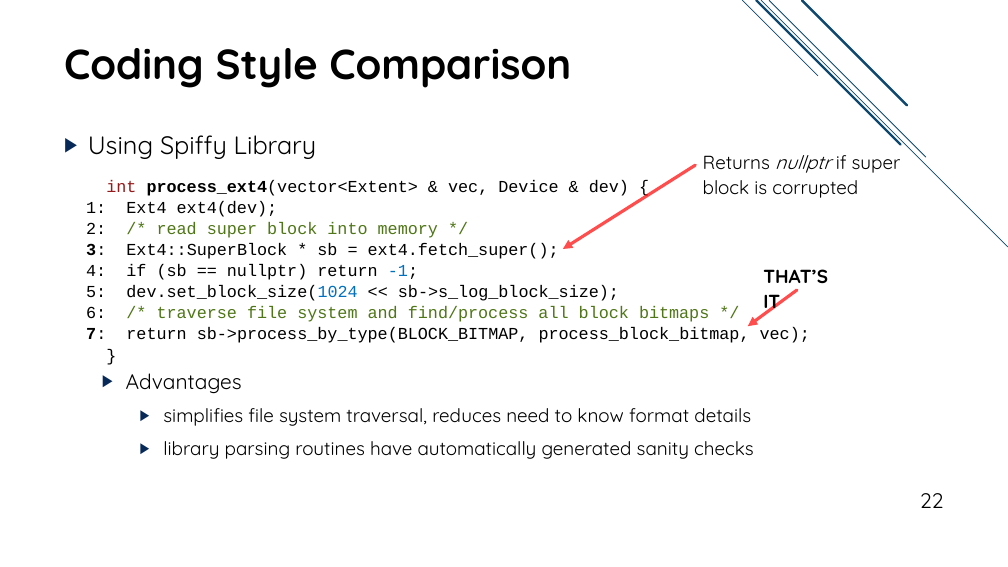
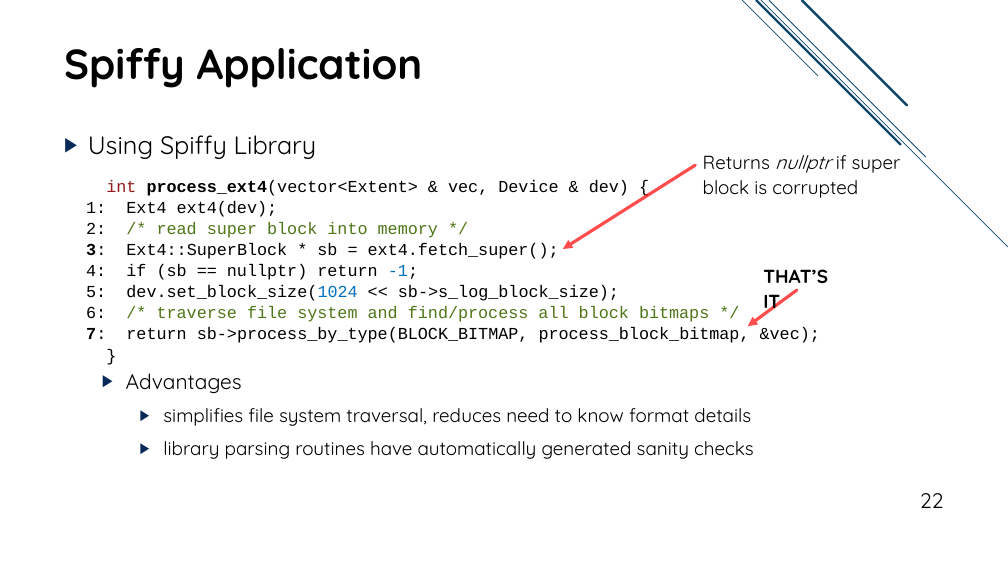
Before and after one commit to jacksun007/spiffy-paper, a slide deck: slide 22 of talk/spiffy_talk.pptx. Drawn at 1008x567 pixels with LibreOffice and Linux fonts; fonts in the diff are those of the drawing. Boxes give left, top, right and bottom in pixels: in the first picture for what was removed or moved away, otherwise in the second. Text is boxed around its words. In the diff, an @@ line names an element or a change of style, - is before the commit and + after.

```diff
--- a/talk/spiffy_talk.pptx
+++ b/talk/spiffy_talk.pptx
@@ title at (64,48,423,88): text changed @@
-Coding Style Comparison
+Spiffy Application
@@ text at (86,327,820,343): text changed @@
-7: return sb->process_by_type(BLOCK_BITMAP, process_block_bitmap, vec);
+7: return sb->process_by_type(BLOCK_BITMAP, process_block_bitmap, &vec);
```
Also in this commit, not shown: 12 other slides changed.
